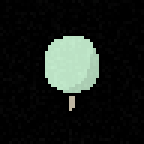
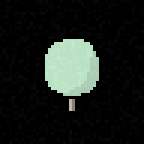
Comparing the layer stacks of the two 144px x 144px images. Changes:
painted on "Edge" over (45, 33, 99, 111)
painted on "Tree copy #1" over (63, 42, 99, 99)
painted on "Tree" over (45, 33, 99, 99)
added layer "Darken" (30%) above "Stem" over (72, 99, 75, 111)
painted on "Stem" over (66, 84, 78, 93)
added layer "Shadow copy" (30%) above "Shadow" over (45, 69, 99, 111)
hid "Shadow", painted on it over (48, 81, 99, 111)
